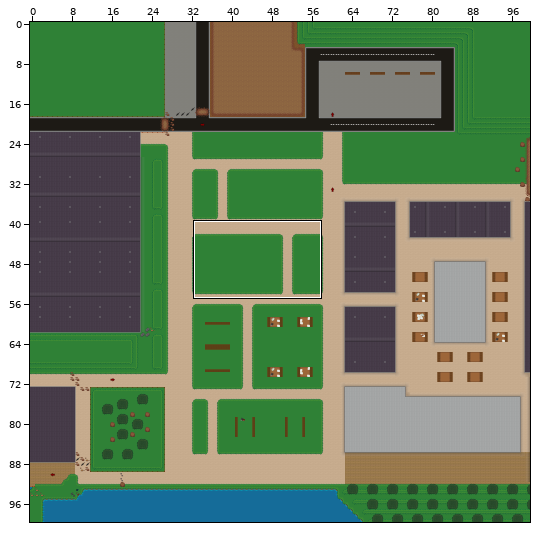
Tiled map -- core/assets/maps/Hes East.tmx. The picture above shows the old version from afar; the outline marks the close-up.
Close-up. Before the edit:
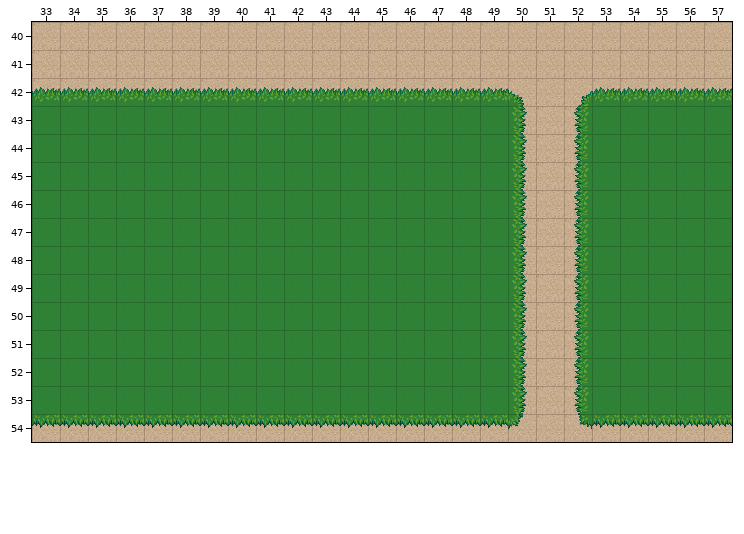
Cells are 32x32 px. Shown: x 33..57, y 40..54. The commit also changed other parts of the map, which this record leaves out.
And afterwards:
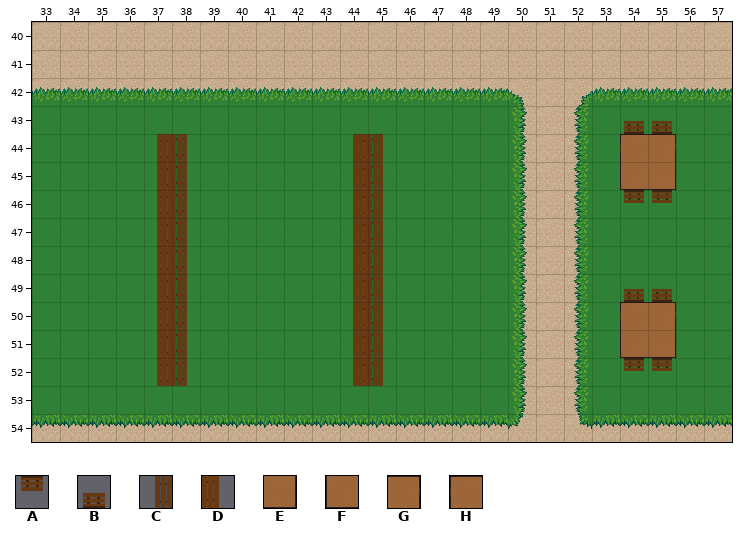
Key: from "finaltileset": A 99 turned 270, B 99 turned 90, C 100, D 100 turned 180, E 322 turned 180, F 324 turned 180, G 368 turned 180, H 370 turned 180.
_ is an empty cell.
From old to new:
Layer "Foreground":
The edit adds tile A in row 46 at x 54 to 55; in row 52 at x 54 to 55.
The edit adds tile B in row 43 at x 54 to 55; in row 49 at x 54 to 55.
The edit adds tile C in rows 44 to 52 at x 37 and 44.
The edit adds tile D in rows 44 to 52 at x 38 and 45.
The edit adds tile E in row 45 at x 55; in row 51 at x 55.
The edit adds tile F in row 45 at x 54; in row 51 at x 54.
The edit adds tile G in row 44 at x 55; in row 50 at x 55.
The edit adds tile H in row 44 at x 54; in row 50 at x 54.
